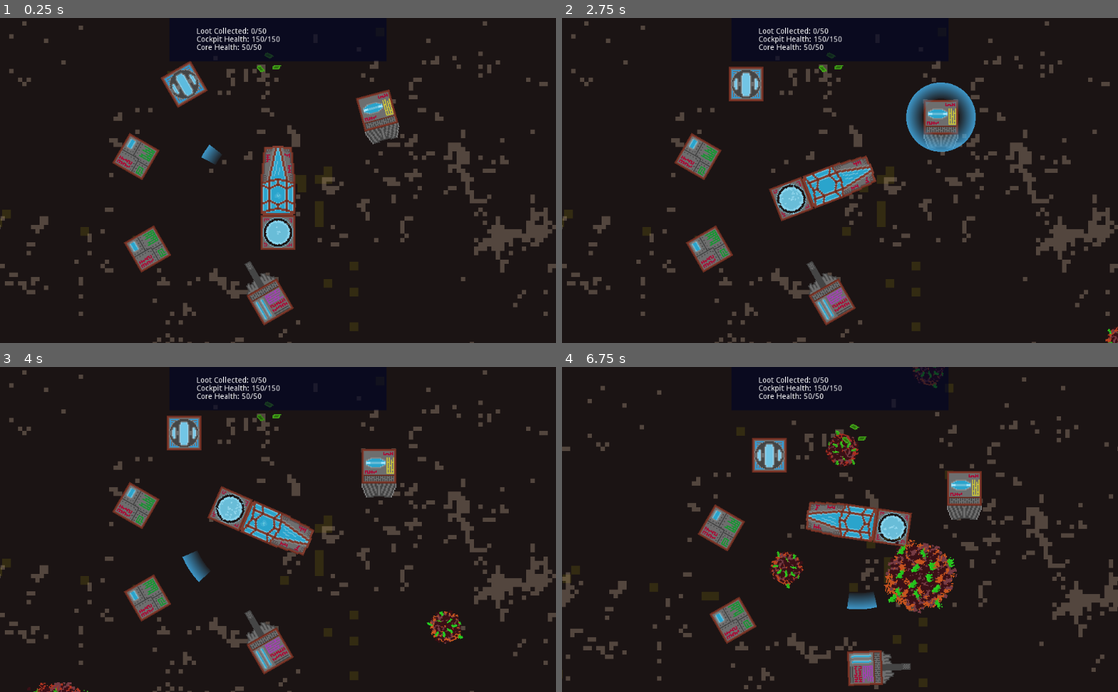
Above: before the commit, frames 1-4 (two rows, left to right).
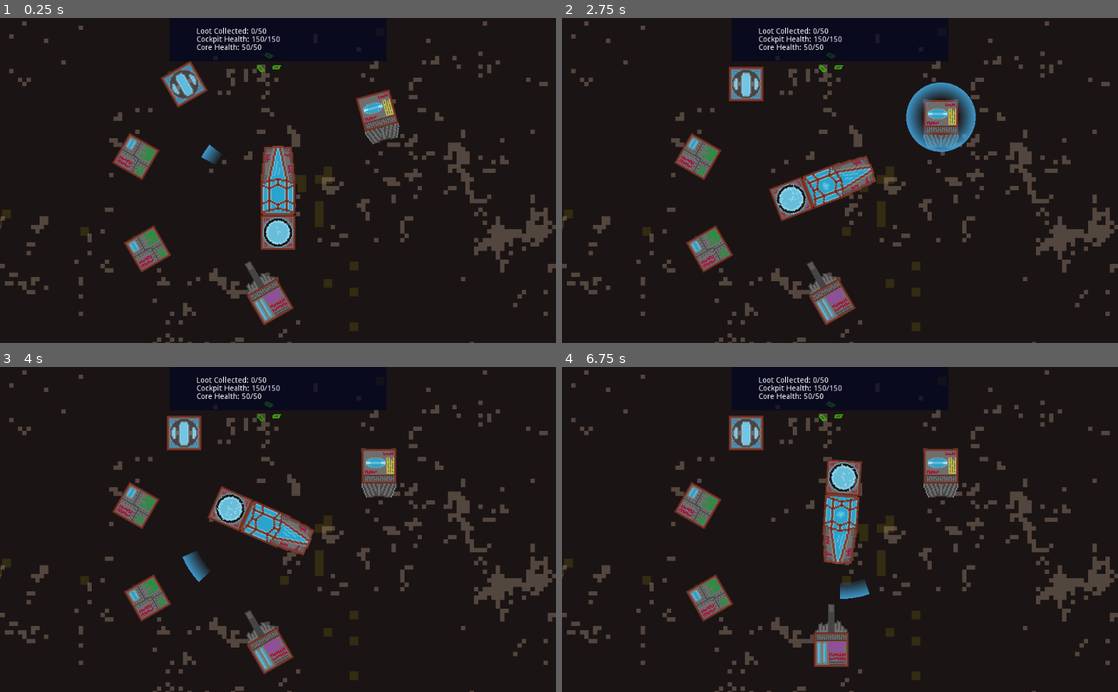
Above: after the commit, the same moments.

Repository: CiaranWoodward/LD45
Game: Godot game, scene res://Space.tscn
Two runs of this game, one before a commit and one after it. Both use one fixed random seed, a clock stepped at 60 frames per second and the inputs below.
Inputs (mouse positions are in pixels of both pictures, inside the frame that each line leads up to):
- Up to frame 1 (0.25 s): no input
- Up to frame 2 (2.75 s): tap Enter at 0.5 s; hold D (rot_right) 0.53-1.28 s; hold Space (shoot) 0.53-1.28 s; click (840, 180) at 0.67 s; move the mouse to (745, 83) at 1.27 s; hold A (rot_left) 1.28-2.03 s; tap Tab (toggle_build) at 1.35 s; click (745, 83) at 1.42 s; move the mouse to (940, 118) at 2.02 s; hold D (rot_right) from 2.03 s (still down); hold Space (shoot) from 2.03 s (still down); click (940, 118) at 2.17 s
- Up to frame 3 (4 s): move the mouse to (133, 506) at 2.77 s; release D (rot_right) at 2.78 s; release Space (shoot) at 2.78 s; hold W (thrust) 2.78-3.53 s; tap Tab (toggle_build) at 2.85 s; click (133, 506) at 2.92 s; move the mouse to (150, 597) at 3.52 s; hold A (rot_left) from 3.53 s (still down); hold Space (shoot) from 3.53 s (still down); click (150, 597) at 3.67 s
- Up to frame 4 (6.75 s): move the mouse to (828, 649) at 4.27 s; release Space (shoot) at 4.28 s; tap Tab (toggle_build) at 4.35, 5.85 s; click (828, 649) at 4.42 s; move the mouse to (745, 432) at 5.02 s; hold Space (shoot) 5.03-5.78 s; click (745, 432) at 5.17 s; move the mouse to (951, 467) at 5.77 s; release A (rot_left) at 5.78 s; hold D (rot_right) 5.78-6.53 s; click (951, 467) at 5.92 s; move the mouse to (862, 656) at 6.52 s; hold W (thrust) from 6.53 s (still down); hold Space (shoot) from 6.53 s (still down); click (862, 656) at 6.67 s

The runs differ from the first frame. In frame 1, less than 0.1% of the frame differs, in the area x 49-51%, y 54-56%; in frame 2, 0.1%; in frame 3, 0.6%; in frame 4, 20%, in the area x 0-100%, y 0-100%.

Commit message:
Reduce asteroid rate following bugfix making them more accurate

Diff:
--- a/Space.gd
+++ b/Space.gd
@@ -8,6 +8,9 @@
 
 var spawnedObject = []
 onready var mPlayerCore = get_node("PlayerCore")
+
+# Initial wait before bombarding the player
+var learning_countdown : int = 5
 
 # Called when the node enters the scene tree for the first time.
 func _ready():
@@ -30,7 +33,7 @@
 		dirVec = Vector2(rand_range(-1, 1), rand_range(-1, 1)).normalized()
 	else:
 		dirVec = mPlayerCore.linear_velocity.normalized()
-	spawnpoint += dirVec * ProjectSettings.get_setting("display/window/size/width") * 1.2
+	spawnpoint += dirVec * ProjectSettings.get_setting("display/window/size/width") * 1.6
 	for i in range(numParts):
 		var part_type = randi() % 4
 		var newPart
@@ -46,12 +49,16 @@
 
 
 func _on_MeteorCountdown_timeout():
+	if learning_countdown > 0:
+		learning_countdown -= 1
+		return
+
 	print("spawned meteors")
 	var numMeteors = randi() % 2 + 1
 	for i in range(numMeteors):
 		var spawnpoint = mPlayerCore.position
 		var dirVec : Vector2 = Vector2(rand_range(-1, 1), rand_range(-1, 1)).normalized()
-		spawnpoint += dirVec * ProjectSettings.get_setting("display/window/size/width") * 1.3
+		spawnpoint += dirVec * ProjectSettings.get_setting("display/window/size/width") * 1.4
 		var metType = randi() % 2
 		var newMet
 		match(metType):
--- a/Space.tscn
+++ b/Space.tscn
@@ -13,10 +13,8 @@
 [ext_resource path="res://Reactor.tscn" type="PackedScene" id=11]
 [ext_resource path="res://Thruster.tscn" type="PackedScene" id=12]
 [ext_resource path="res://Storage.tscn" type="PackedScene" id=13]
-[ext_resource path="res://Meteor1.tscn" type="PackedScene" id=14]
-[ext_resource path="res://Meteor2.tscn" type="PackedScene" id=15]
-[ext_resource path="res://Gun.tscn" type="PackedScene" id=16]
-[ext_resource path="res://Loot.tscn" type="PackedScene" id=17]
+[ext_resource path="res://Gun.tscn" type="PackedScene" id=14]
+[ext_resource path="res://Loot.tscn" type="PackedScene" id=15]
 
 [sub_resource type="PhysicsMaterial" id=1]
 
@@ -122,7 +120,7 @@
 scale = Vector2( 2, 2 )
 frames = SubResource( 2 )
 animation = "Breathing"
-frame = 2
+frame = 7
 playing = true
 
 [node name="CollisionShape2D" type="CollisionShape2D" parent="PlayerCore"]
@@ -180,32 +178,25 @@
 position = Vector2( 316.8, 378.61 )
 rotation = -0.523598
 
-[node name="Meteor" parent="." instance=ExtResource( 14 )]
-position = Vector2( 1530.29, 811.68 )
-
-[node name="Meteor2" parent="." instance=ExtResource( 15 )]
-position = Vector2( -622.191, 1133.51 )
-mass = 4.0
-
-[node name="Gun" parent="." instance=ExtResource( 16 )]
+[node name="Gun" parent="." instance=ExtResource( 14 )]
 position = Vector2( 542.661, 476.363 )
 rotation = -0.523598
 
-[node name="Loot" parent="." instance=ExtResource( 17 )]
+[node name="Loot" parent="." instance=ExtResource( 15 )]
 position = Vector2( 525.473, 46.6541 )
 
-[node name="Loot2" parent="." instance=ExtResource( 17 )]
+[node name="Loot2" parent="." instance=ExtResource( 15 )]
 position = Vector2( 554.922, 42.8541 )
 
-[node name="Loot3" parent="." instance=ExtResource( 17 )]
+[node name="Loot3" parent="." instance=ExtResource( 15 )]
 position = Vector2( 540.672, 21.9541 )
 
 [node name="MeteorCountdown" type="Timer" parent="."]
-wait_time = 2.0
+wait_time = 2.5
 autostart = true
 
 [node name="PartsCountdown" type="Timer" parent="."]
-wait_time = 15.0
+wait_time = 12.0
 autostart = true
 
 [node name="CleanupCountdown" type="Timer" parent="."]
Not shown: 1 places in Space.tscn that only renumber resources
